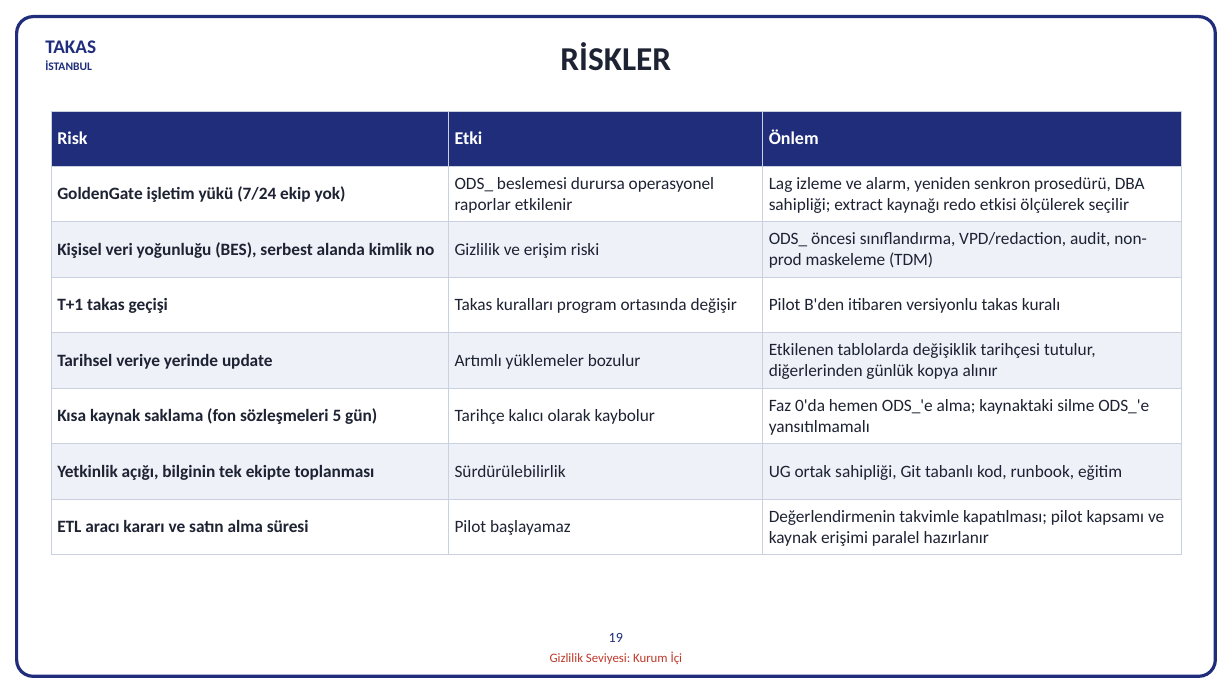
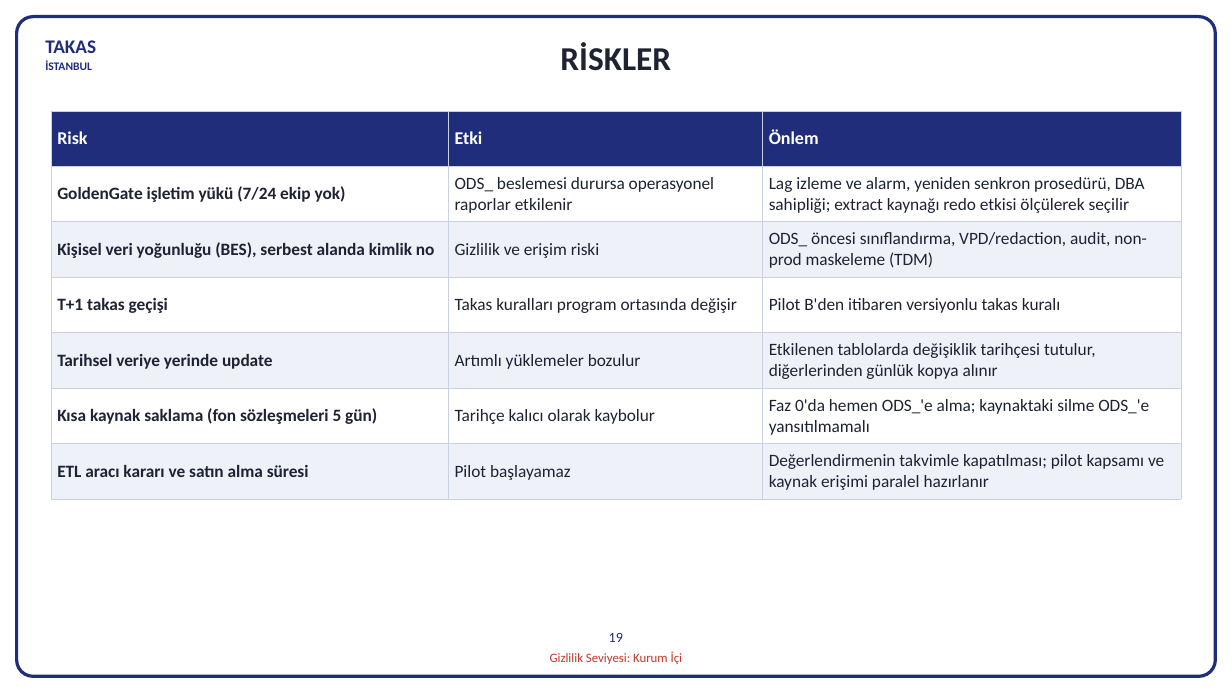
Before and after one commit to hanifidemirel0/Cursor-Projects, a slide deck: slide 23 of outputs/dwh-sunum-kasim-2026/5 - DWHSunum_Kasim2026.pptx. Drawn at 1232x693 pixels with LibreOffice and Linux fonts; fonts in the diff are those of the drawing. Boxes give left, top, right and bottom in pixels: in the first picture for what was removed or moved away, otherwise in the second. Text is boxed around its words. In the diff, an @@ line names an element or a change of style, - is before the commit and + after.

```diff
--- a/outputs/dwh-sunum-kasim-2026/5 - DWHSunum_Kasim2026.pptx
+++ b/outputs/dwh-sunum-kasim-2026/5 - DWHSunum_Kasim2026.pptx
@@ table at box(51, 111, 1181, 499) @@
-row 7: Yetkinlik açığı, bilginin tek ekipte toplanması | Sürdürülebilirlik | UG ortak sahipliği, Git tabanlı kod, runbook, eğitim
```
Also in this commit, not shown: 2 other files.
